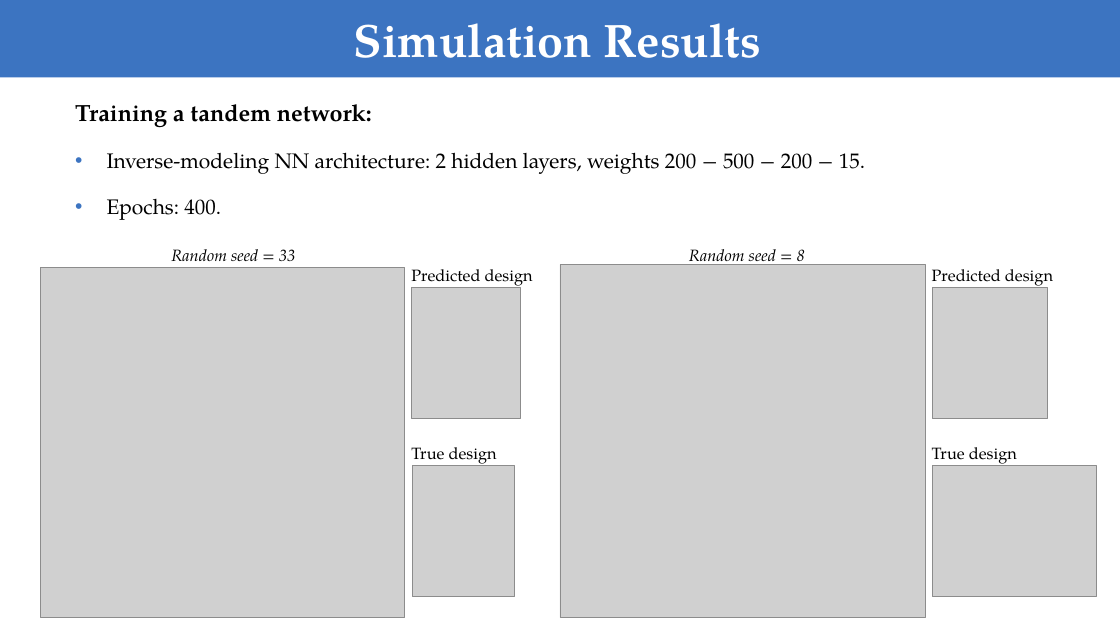
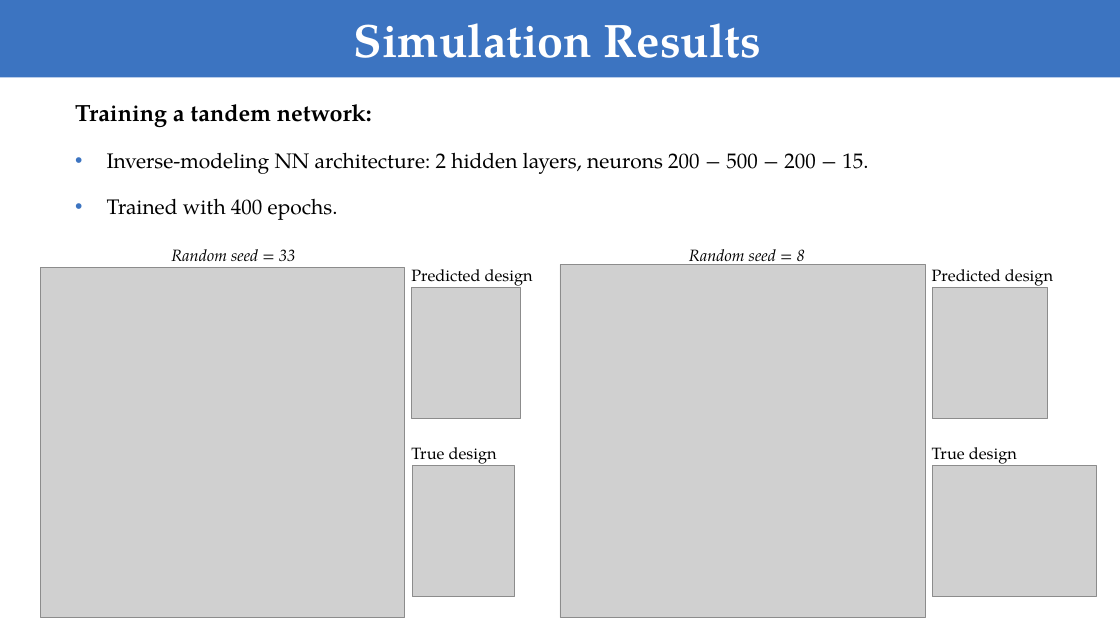
Before and after one commit to FiodarM/InvDesignNet, a slide deck: slide 20 of Training Deep Neural Networks for the Inverse Design of Nanophotonic Structures.pptx. Drawn at 1120x630 pixels with LibreOffice and Linux fonts; fonts in the diff are those of the drawing; grey boxes stand for pictures. Boxes give left, top, right and bottom in pixels: in the first picture for what was removed or moved away, otherwise in the second. Text is boxed around its words. In the diff, an @@ line names an element or a change of style, - is before the commit and + after.

```diff
--- a/Training Deep Neural Networks for the Inverse Design of Nanophotonic Structures.pptx
+++ b/Training Deep Neural Networks for the Inverse Design of Nanophotonic Structures.pptx
@@ text at bbox=[107, 152, 868, 220]: text changed @@
-• Inverse-modeling NN architecture: 2 hidden layers, weights 200 − 500 − 200 − 15.
-• Epochs: 400.
+• Inverse-modeling NN architecture: 2 hidden layers, neurons 200 − 500 − 200 − 15.
+• Trained with 400 epochs.
```
Also in this commit, not shown: 11 other slides changed, 1 slide added.
